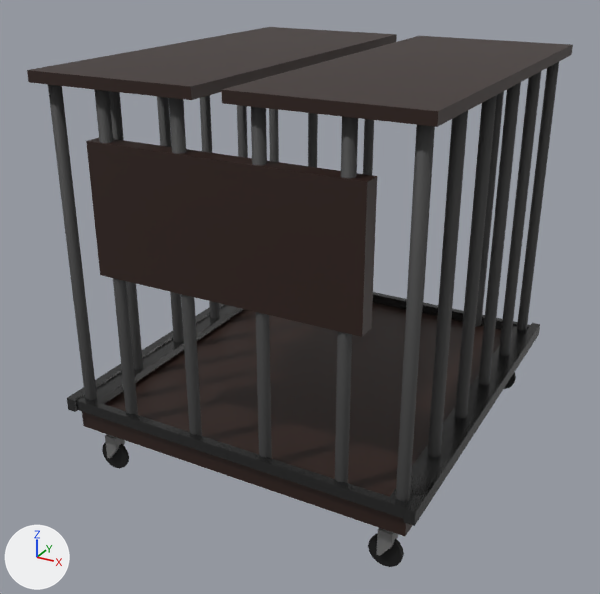
The Blender file Assets/Models/GymScene/basketball_cage.blend, before and after one commit.
One viewpoint serves both versions: a camera (50 mm lens) standing at (5.96, -10.11, 7.09) and looking at (-0.24, 1.17, 1.45). Lighting does not change. The marker at lower left points along +X, +Y and +Z.

The older version as bpy lines, for what is in view:
```python
ob_cube_002 = bpy.data.objects.new('Cube.002', me_cube_025)
ob_cube_002.location = (0.0, -1.39, 0.0)
ob_cube_002.scale = (0.142, 2.45, 0.142)
ob_cube_004 = bpy.data.objects.new('Cube.004', me_cube_023)
ob_cube_004.location = (0.0, -1.39, 5.22)
ob_cube_006 = bpy.data.objects.new('Cube.006', me_cube_021)
ob_cube_006.location = (0.0, 1.63, -0.23)
ob_cylinder = bpy.data.objects.new('Cylinder', me_cylinder_008)
ob_cylinder.location = (0.0, -1.39, 0.0)
ob_cylinder_001 = bpy.data.objects.new('Cylinder.001', me_cylinder_007)
ob_cylinder_001.location = (1.84, 1.62, 0.0)
ob_cylinder_001.rotation_euler = (0.0, 0.0, 1.571)  # degrees (0, 0, 90)
# also in view: 'Cube.008' at (0.0, -1.39, 3.44); 'Cube.003' at (0.0, 1.6, 0.04); 'Cube.001' at (0.0, 1.59, 0.04)
```
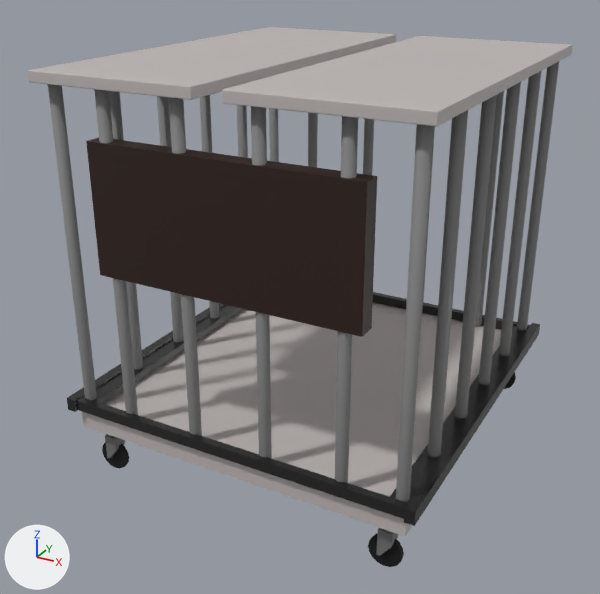
Pixel boxes [x1, y1, x2, y2] of what changed, in the pictures (600 x 594 px):
'Cube.006', recoloured (black to grey)
    both: [82, 302, 501, 536]
'Cylinder', recoloured (black to grey)
    both: [48, 61, 559, 502]
'Cube.004', recoloured
    both: [27, 27, 573, 127]
'Cylinder.001', recoloured (black to grey)
    both: [94, 89, 504, 483]

Edits to the bpy script that builds the scene:
```text
Change mat_material_005:
    mat_material_005.base_color: (0.0523, 0.0523, 0.0523) -> (0.216, 0.216, 0.216)  # black #414141 -> grey #808080
Change mat_material_003:
    mat_material_003.base_color: (0.0271, 0.0109, 0.00726) -> (0.539, 0.497, 0.487)  # brown #2e1b15 -> light grey #c2bbb9
Change me_cylinder_008:
    where me_cylinder_008.from_pydata(...)  # 65 vertices, 65 faces; spans x 2.65..2.84, y -0.09..0.09, z -0.04..5.27
    remove me_cylinder_008.materials.append(mat_material_002)  # black #414141
    add me_cylinder_008.materials.append(mat_material_005)  # grey #808080
Change me_cube_021:
    where me_cube_021.from_pydata(...)  # 56 vertices, 54 faces; spans x -2.86..2.86, y -3.15..3.15, z -0.17..0.17
    remove me_cube_021.materials.append(mat_material_006)  # brown #2e1b15
    add me_cube_021.materials.append(mat_material_003)  # light grey #c2bbb9
```
